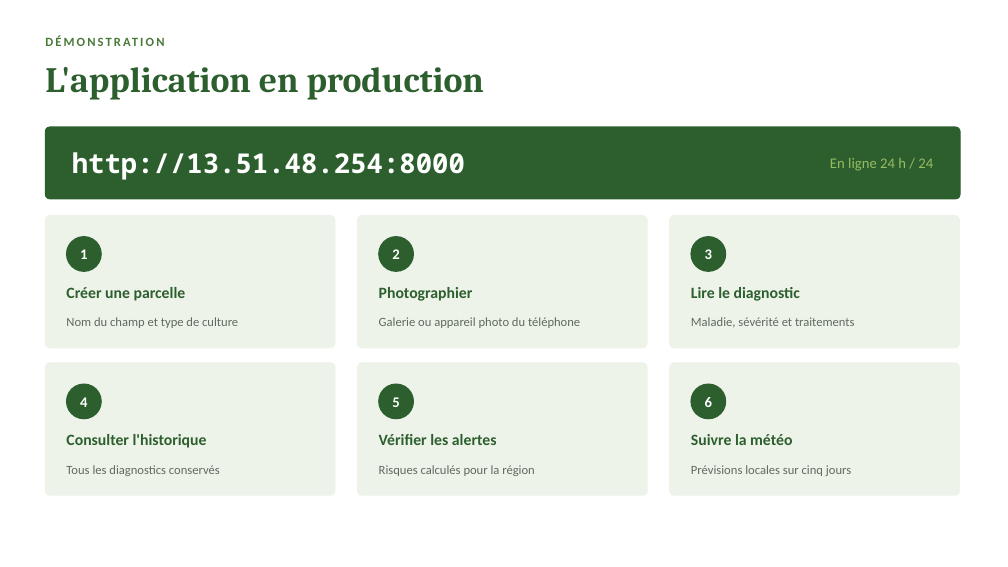
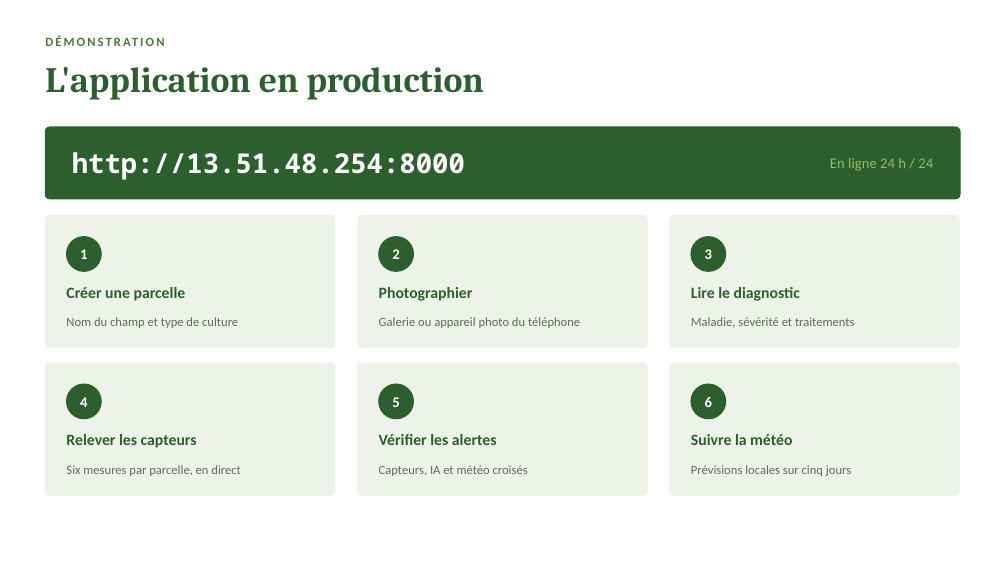
Before and after one commit to Antonito35/diagnositique-plante, a slide deck: slide 4 of SOUTENANCE.pptx. Drawn at 1008x567 pixels with LibreOffice and Linux fonts; fonts in the diff are those of the drawing. Boxes give left, top, right and bottom in pixels: in the first picture for what was removed or moved away, otherwise in the second. Text is boxed around its words. In the diff, an @@ line names an element or a change of style, - is before the commit and + after.

```diff
--- a/SOUTENANCE.pptx
+++ b/SOUTENANCE.pptx
@@ text at (66, 434, 197, 448): text changed @@
-Consulter l'historique
+Relever les capteurs
@@ text at (66, 465, 240, 476): text changed @@
-Tous les diagnostics conservés
+Six mesures par parcelle, en direct
@@ text at (379, 465, 528, 476): text changed @@
-Risques calculés pour la région
+Capteurs, IA et météo croisés
```
Also in this commit, not shown: 5 other slides changed, 2 slides added, 1 slide removed, 1 other file.
